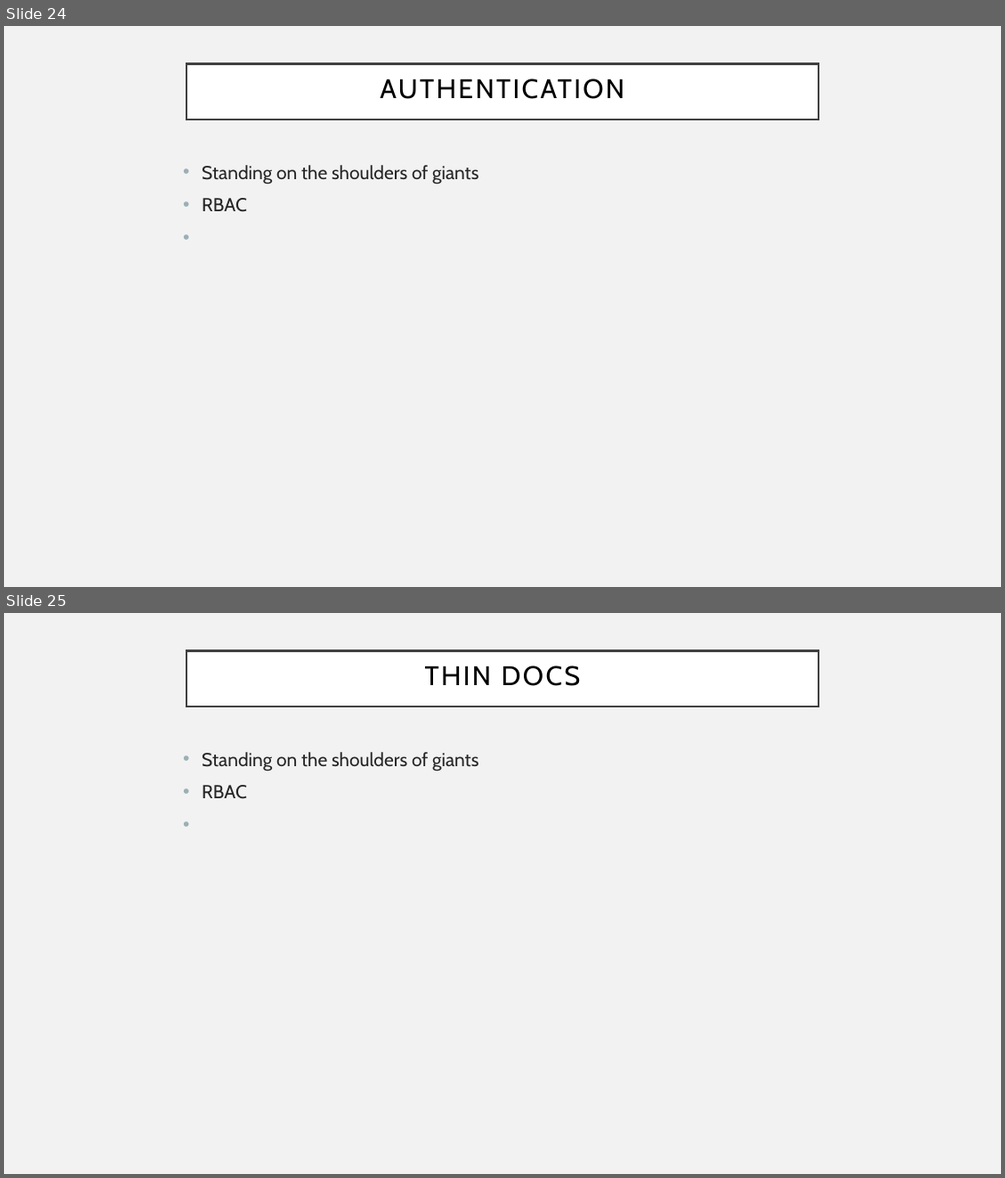
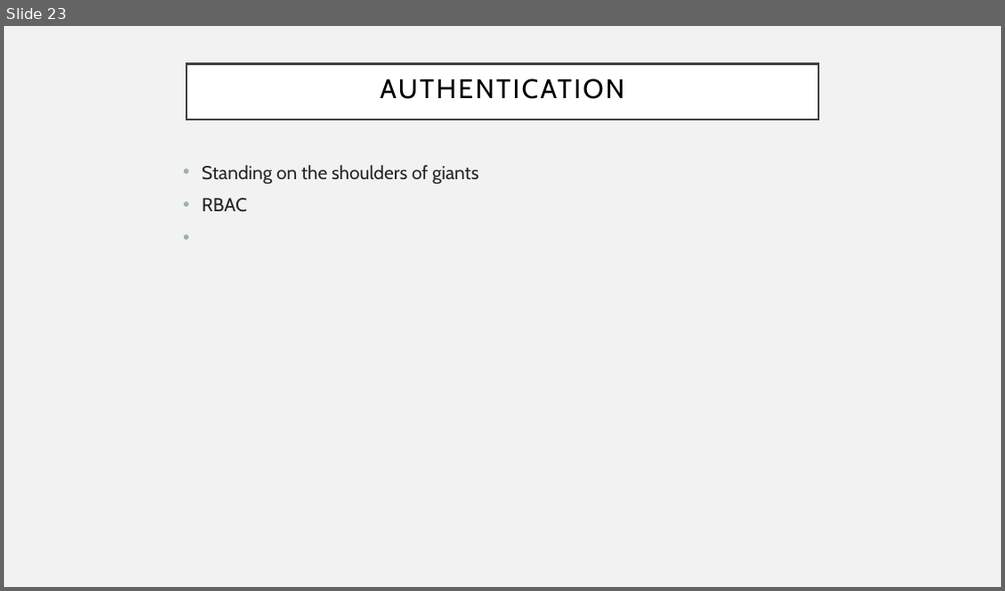
Before and after one commit to Grumlebob/JobInterviewRitzau, a slide deck: Ritzau.odp. Shown one above the other, each under a label of ours: slides 24 and 25 before the commit, slide 23 after it. The pictures are 1005x1178 and 1005x591 pixels, drawn with LibreOffice and Linux fonts; fonts in the diff are those of the drawing. Boxes give left, top, right and bottom in pixels: in the first picture for what was removed or moved away, otherwise in the second. Text is boxed around its words. In the diff, an @@ line names an element or a change of style, - is before the commit and + after.

```diff
--- a/Ritzau.odp
+++ b/Ritzau.odp
@@ slide 25 removed at [4, 613, 1001, 1174], background #F2F2F2 @@
@@ title removed at [186, 650, 818, 706] @@
-THIN DOCS
@@ text removed at [202, 752, 478, 799] @@
-• Standing on the shoulders of giants
-• RBAC
@@ what was slide 24 is now slide 23 @@
```
Also in this commit, not shown: 13 slides changed, 1 slide added, 1 other slide removed, 1 other file.
